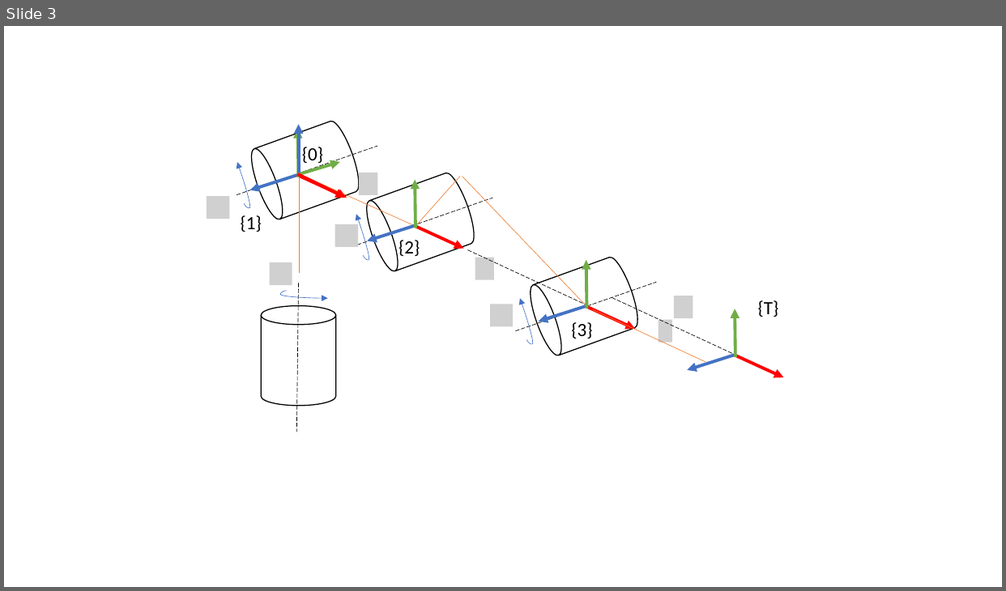
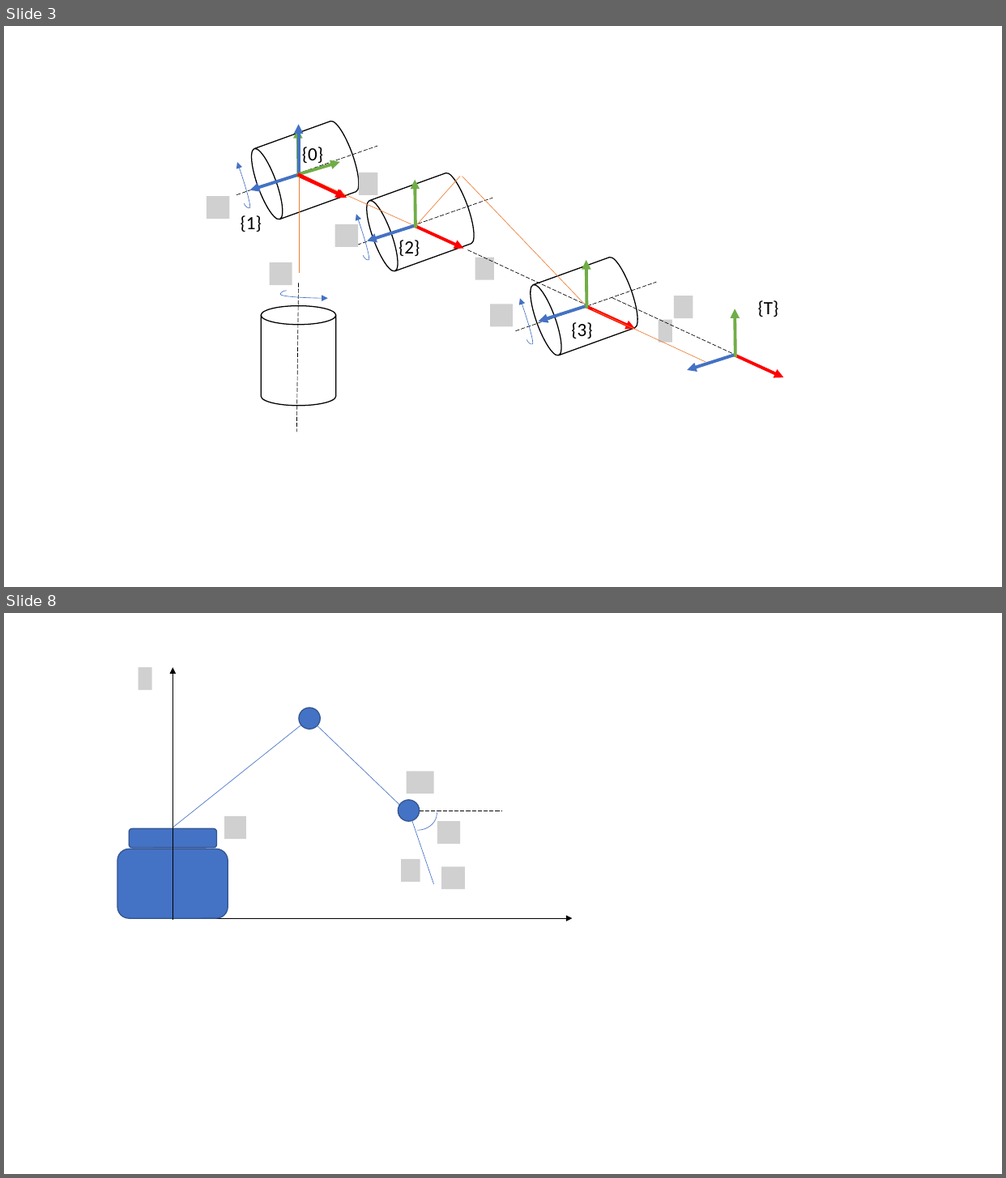
Before and after one commit to fore1806/4R-Manipulator, a slide deck: MATLAB/DIAGRAMA.pptx. Shown one above the other, each under a label of ours: slide 3 before the commit, slides 3 and 8 after it; the slides between them are not shown. The pictures are 1006x591 and 1006x1178 pixels, drawn with LibreOffice and Linux fonts; fonts in the diff are those of the drawing; grey boxes stand for pictures. Boxes give left, top, right and bottom in pixels: in the first picture for what was removed or moved away, otherwise in the second. Text is boxed around its words. In the diff, an @@ line names an element or a change of style, - is before the commit and + after.

```diff
--- a/MATLAB/DIAGRAMA.pptx
+++ b/MATLAB/DIAGRAMA.pptx
@@ slide 8 added at [4,613,1002,1174], background #FFFFFF @@
@@ picture added at [138,667,151,690] @@
@@ arrow added from (173, 921) to (173, 667), #000000 0.5 pt @@
@@ ellipse added at [299,708,321,730], fill #4472C4, outline #325491 1 pt @@
@@ line added from (173, 828) to (309, 718), #4472C4 0.5 pt @@
@@ line added from (411, 815) to (309, 718), #4472C4 0.5 pt @@
@@ picture added at [406,771,434,794] @@
@@ ellipse added at [398,800,420,822], fill #4472C4, outline #325491 1 pt @@
@@ arc (boxed as its full ellipse) added at [398,795,437,830], outline #4472C4 0.5 pt @@
@@ rounded rectangle added at [129,828,216,848], fill #4472C4, outline #325491 1 pt @@
@@ picture added at [224,816,246,839] @@
@@ line added from (434, 884) to (409, 811), #4472C4 0.5 pt @@
@@ line added from (420, 811) to (502, 811), #000000 0.5 pt dashed @@
@@ picture added at [437,821,461,844] @@
@@ rounded rectangle added at [117,849,228,918], fill #4472C4, outline #325491 1 pt @@
@@ picture added at [401,859,420,882] @@
@@ picture added at [441,867,464,889] @@
@@ arrow added from (172, 918) to (572, 918), #000000 0.5 pt @@
```
Also in this commit, not shown: 5 other slides added, 2 other files.
